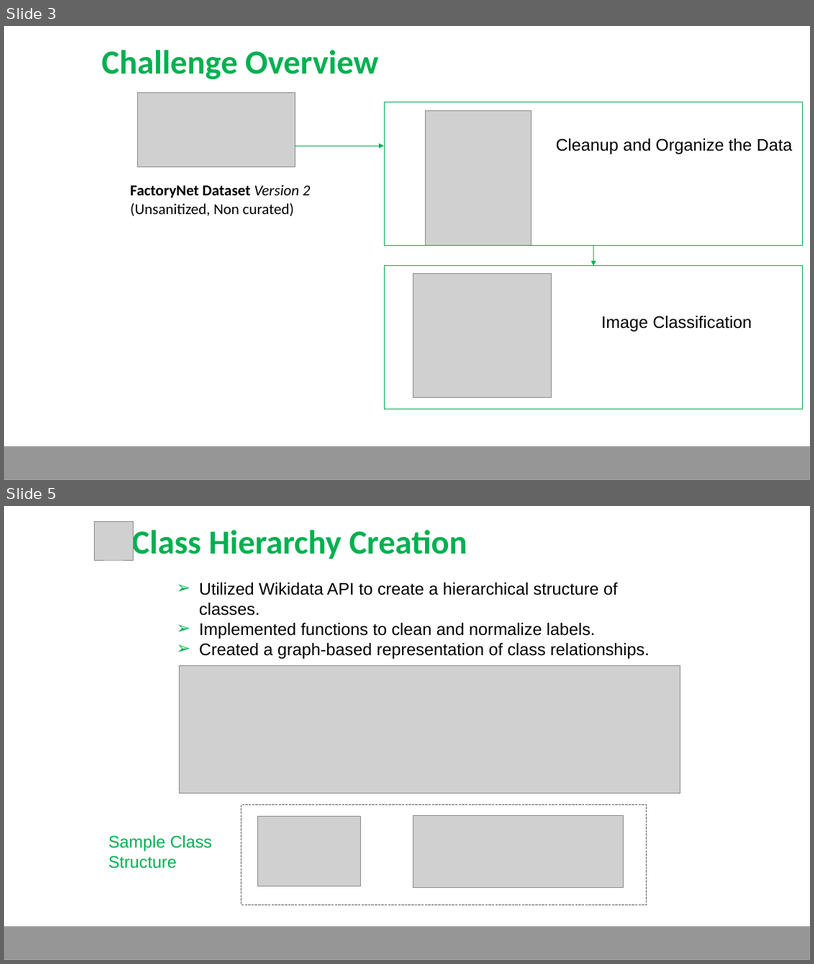
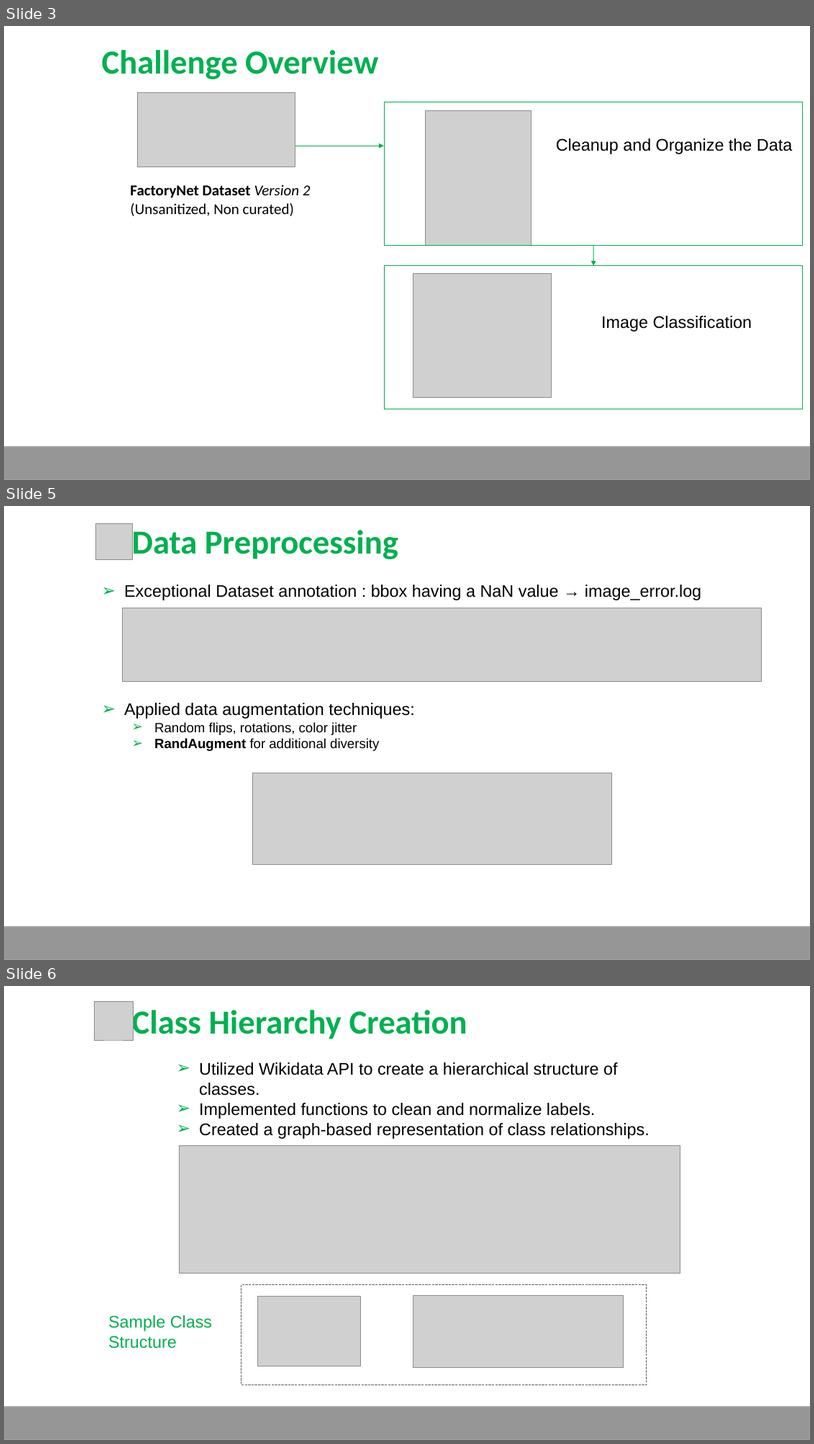
Before and after one commit to pushparajanrahul/ASME_Hackathon_2024, a slide deck: IDETC-2024-Presentation-RahulPushparajan_MYML.pptx. Shown one above the other, each under a label of ours: slides 3 and 5 before the commit, slides 3, 5 and 6 after it; the slides between them are not shown. The pictures are 814x964 and 814x1444 pixels, drawn with LibreOffice and Linux fonts; fonts in the diff are those of the drawing; grey boxes stand for pictures; background and template pictures are left out. Boxes give left, top, right and bottom in pixels: in the first picture for what was removed or moved away, otherwise in the second. Text is boxed around its words. In the diff, an @@ line names an element or a change of style, - is before the commit and + after.

```diff
--- a/IDETC-2024-Presentation-RahulPushparajan_MYML.pptx
+++ b/IDETC-2024-Presentation-RahulPushparajan_MYML.pptx
@@ slide 5 added at [4, 506, 810, 960], background #FFFFFF; not listed: 1 template element that a slide beside it also shows @@
@@ picture added at [95, 523, 132, 560] @@
@@ title added at [132, 525, 399, 560], 40 pt, text #00B050, bold @@
+Data Preprocessing
@@ subtitle added at [124, 584, 702, 600], 20 pt, text #000000 @@
+➢ Exceptional Dataset annotation : bbox having a NaN value → image_error.log
@@ picture added at [123, 608, 762, 682] @@
@@ text added at [124, 703, 414, 751], 16 pt, text #000000 @@
+➢ Applied data augmentation techniques:
+  ➢ Random flips, rotations, color jitter
+  ➢ RandAugment for additional diversity
@@ picture added at [253, 773, 612, 865] @@
@@ what was slide 5 is now slide 6 @@
```
Also in this commit, not shown: 2 slides changed.
